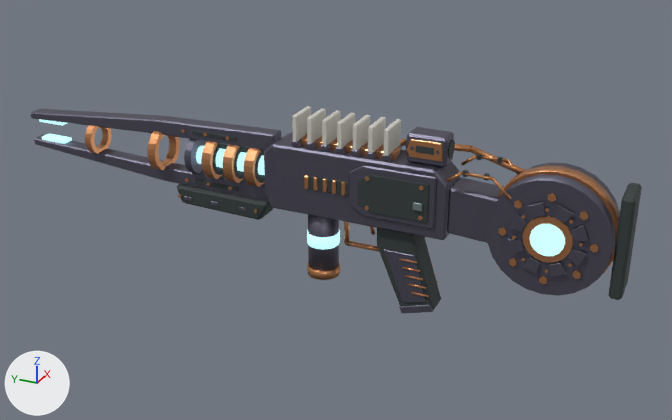
One commit to the Blender file design/weapon-models-20261111/source/laser.blend: the scene before it, then after it.
Both versions are drawn from a camera (50 mm lens) standing at (-1.181, -0.438, 0.587) and looking at (0.019, 0.102, -0.012). The axes (+X, +Y, +Z) are drawn at lower left. The lights are the same throughout. The picture after the commit comes second.

The first picture shows 'Weapon_laser_v1'.
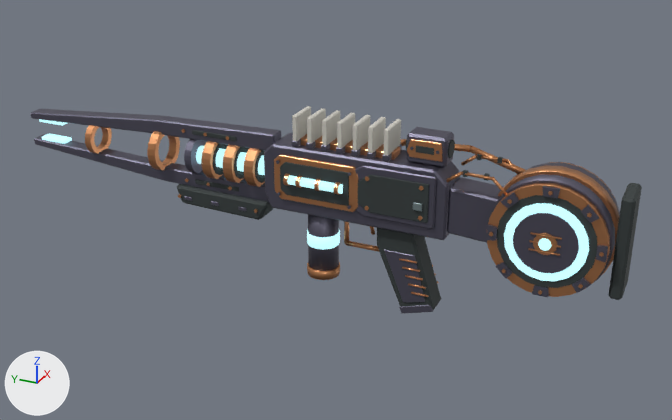
Patch to the scene script:
```diff
--- a/design/weapon-models-20261111/source/laser.blend.py
+++ b/design/weapon-models-20261111/source/laser.blend.py
@@ me_core_housing @@
 # used by ob_weapon_laser_v1; location = (0.0, 0.0, 0.0)
-me_core_housing.from_pydata(...)  # 4576 vertices, 4012 faces; spans x -0.042..0.045, y -0.34..0.66, z -0.145..0.148
+me_core_housing.from_pydata(...)  # 4752 vertices, 4036 faces; spans x -0.053..0.053, y -0.34..0.66, z -0.145..0.148
+# me_core_housing part 1: a new loose piece, a 12-sided cylinder along y spanning x -0.046..-0.032, y 0.066..0.158, z 0.045..0.059, in mat_glow_laser (cyan #6fa0a6, glowing cyan #c2faff)
+# me_core_housing part 2: a new loose piece, a 24-sided cylinder along x spanning x -0.045..-0.035, y -0.317..-0.153, z -0.052..0.112, in mat_metal_copper (orange #cb8e61)
+# me_core_housing part 3: a new loose piece, a 20-sided cylinder along x spanning x -0.046..-0.045, y -0.303..-0.167, z -0.038..0.098, in mat_textured_polymer (dark grey #323a3a)
+# me_core_housing part 4: a new loose piece, a 20-sided cylinder along x spanning x -0.048..-0.046, y -0.292..-0.178, z -0.027..0.087, in mat_glow_laser (cyan #6fa0a6, glowing cyan #c2faff)
+# me_core_housing part 5: a new loose piece, a 20-sided cylinder along x spanning x -0.05..-0.048, y -0.279..-0.191, z -0.014..0.074, in mat_metal_gunmetal (grey #615f6f)
+# me_core_housing part 6: a new loose piece, a 16-sided cylinder along x spanning x -0.052..-0.05, y -0.251..-0.219, z 0.014..0.046, in mat_metal_copper (orange #cb8e61)
+# me_core_housing part 7: a new loose piece, a 12-sided cylinder along x spanning x -0.053..-0.052, y -0.244..-0.226, z 0.021..0.039, in mat_glow_laser (cyan #6fa0a6, glowing cyan #c2faff)
+# me_core_housing part 8: the loose piece of 8 vertices spanning x -0.037..-0.032, y -0.148..-0.142, z 0.101..0.109 is copied, and the copy is scaled about its middle by (1, 3.47, 1.61), then moved by (-0.013, -0.09, -0.001), in mat_metal_gunmetal (grey #615f6f); it spans x -0.049..-0.045, y -0.246..-0.224, z 0.097..0.11
+# me_core_housing part 9: the loose piece of 8 vertices spanning x -0.037..-0.032, y -0.148..-0.142, z 0.101..0.109 is copied, and the copy is scaled about its middle by (1, 2.15, 2.6), then moved by (-0.013, -0.164, -0.075), in mat_metal_gunmetal (grey #615f6f); it spans x -0.049..-0.045, y -0.315..-0.302, z 0.019..0.041
+# me_core_housing part 10: the loose piece of 8 vertices spanning x -0.037..-0.032, y -0.148..-0.142, z 0.101..0.109 is copied, and the copy is scaled about its middle by (1, 3.47, 1.61), then moved by (-0.013, -0.09, -0.149), in mat_metal_gunmetal (grey #615f6f); it spans x -0.049..-0.045, y -0.246..-0.224, z -0.05..-0.037
+# me_core_housing part 11: a new loose piece, a 6-sided cylinder along y spanning x -0.0523..-0.0497, y -0.256..-0.214, z 0.0165..0.0195, in mat_metal_copper (orange #cb8e61)
+# me_core_housing part 12: a new loose piece, a 6-sided cylinder along y spanning x -0.0523..-0.0497, y -0.256..-0.214, z 0.0405..0.0435, in mat_metal_copper (orange #cb8e61)
+# me_core_housing part 13: 66 loose pieces with 1168 vertices, spanning x -0.042..0.042, y -0.302..0.13, z -0.038..0.098, are deleted
+# me_core_housing part 14: 94 vertices removed from x -0.035..0.035, y 0.064..0.1, z 0.04..0.06; 550 vertices added at x -0.048..0.048, y 0.042..0.18, z 0.016..0.087
+# me_core_housing part 15: 460 vertices added at x -0.049..0.053, y -0.317..-0.153, z -0.052..0.112
+# other edits to the shape of me_core_housing do not show in these pictures
 me_core_housing.materials.append(mat_metal_gunmetal)
```

Changed parts and their boxes [x1, y1, x2, y2] in the pictures (672 x 420 px):
part 1 of me_core_housing, added: after [287, 175, 343, 194]
part 2 of me_core_housing, added (orange): after [487, 182, 610, 297]
part 3 of me_core_housing, added: after [497, 195, 597, 288]
part 4 of me_core_housing, added (cyan): after [504, 203, 589, 281]
part 5 of me_core_housing, added: after [513, 213, 579, 273]
part 6 of me_core_housing, added: after [533, 233, 557, 255]
part 7 of me_core_housing, added: after [538, 238, 552, 251]
part 8 of me_core_housing, added: after [542, 186, 561, 198]
part 9 of me_core_housing, added: after [596, 245, 608, 263]
part 10 of me_core_housing, added: after [532, 285, 549, 298]
part 11 of me_core_housing, added: after [529, 248, 560, 256]
part 12 of me_core_housing, added: after [530, 232, 562, 240]
part 13 of me_core_housing, deleted: before [304, 175, 599, 284]
part 14 of me_core_housing, built on: before [323, 179, 345, 196]; after [274, 154, 358, 212]
part 15 of me_core_housing, added (mostly hidden): after [486, 162, 615, 293]
